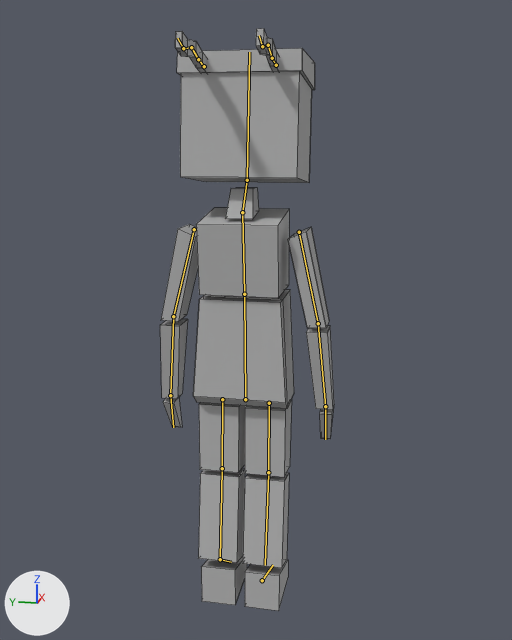
A saved change to the Blender file 2D Test/Assets/Models/Player.blend.
Before and after are seen from a 50 mm camera at (-12.46, -2.69, 8.72) aimed at (0.01, -0.19, 5.6). The lights are fixed; the arrows at lower left show +X, +Y and +Z. The bones that bend it are drawn over the model as lines. Mesh edges are drawn as thin lines.

Names of what the first picture shows: 'Ninja_Mesh'.
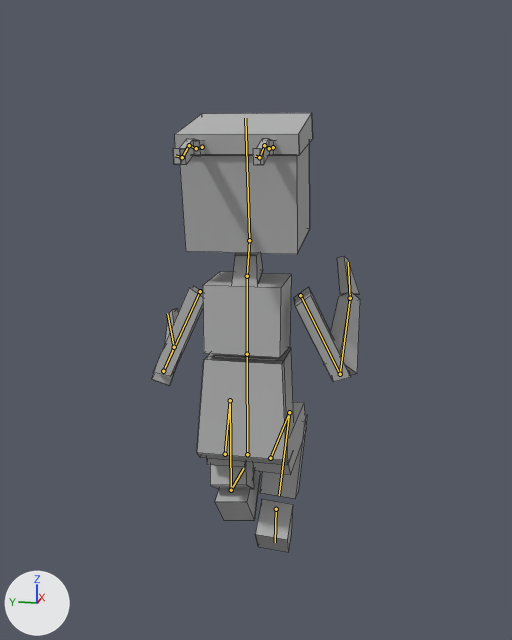
The newer file adds an action. The first version stands in its rest pose; the second is drawn at frame 1 of the action 'Wall Hold'.

Location of each change, [x1, y1, x2, y2] in pixels of the pictures (512 x 640 px):
```json
{"object": "Ninja_Mesh", "change": "posed", "before": [160, 28, 334, 611], "after": [152, 113, 360, 552], "on screen": "19% wider, 25% shorter"}
{"bone": "Hips", "before": "(245, 399) to (244, 294)", "after": "(247, 454) to (247, 354)"}
{"bone": "Chest", "before": "(244, 294) to (242, 212)", "after": "(247, 354) to (247, 276)"}
{"bone": "Neck", "before": "(242, 212) to (247, 180)", "after": "(247, 276) to (249, 240)"}
{"bone": "Arm Upper.L", "before": "(194, 229) to (173, 316)", "after": "(200, 291) to (163, 371)"}
{"bone": "Arm Lower.L", "before": "(173, 316) to (170, 395)", "after": "(163, 371) to (174, 347)"}
{"bone": "Hand.L", "before": "(170, 395) to (173, 427)", "after": "(174, 347) to (167, 313)"}
{"bone": "Arm Upper.R", "before": "(299, 232) to (318, 323)", "after": "(300, 295) to (340, 374)"}
{"bone": "Arm Lower.R", "before": "(318, 323) to (325, 406)", "after": "(340, 374) to (350, 298)"}
{"bone": "Hand.R", "before": "(325, 406) to (325, 439)", "after": "(350, 298) to (348, 262)"}
```

Scene script edits in JSON lines:
```json
{"block": "bone_hips", "where": "bone_hips = bpy.data.objects['Ninja'].pose.bones['Hips']"}
{"op": "set", "path": "bone_hips.location", "old": "(0.0, 0.0, 0.0)", "new": "(0.0, -1.2, -0.13)"}
{"op": "set", "path": "bone_hips.rotation_quaternion", "old": "(1.0, 0.0, 0.0, 0.0)", "new": "(1.0, -0.009, 0.0, 0.0)", "note": "degrees (0, 0, 0) -> degrees (-1, 0, 0)"}
{"block": "bone_chest", "where": "bone_chest = bpy.data.objects['Ninja'].pose.bones['Chest']  # child of 'Hips'"}
{"op": "set", "path": "bone_chest.rotation_quaternion", "old": "(1.0, 0.0, 0.0, 0.0)", "new": "(0.999, -0.05, 0.0, 0.0)", "note": "degrees (0, 0, 0) -> degrees (-6, 0, 0)"}
{"block": "bone_neck", "where": "bone_neck = bpy.data.objects['Ninja'].pose.bones['Neck']  # child of 'Chest'"}
{"op": "set", "path": "bone_neck.rotation_quaternion", "old": "(1.0, 0.0, 0.0, 0.0)", "new": "(0.983, 0.183, 0.0, 0.0)", "note": "degrees (0, 0, 0) -> degrees (21, 0, 0)"}
{"block": "bone_arm_upper_l", "where": "bone_arm_upper_l = bpy.data.objects['Ninja'].pose.bones['Arm Upper.L']  # child of 'Chest'"}
{"op": "set", "path": "bone_arm_upper_l.rotation_quaternion", "old": "(1.0, 0.0, 0.0, 0.0)", "new": "(0.979, 0.036, -0.085, -0.077)", "note": "degrees (0, 0, 0) -> degrees (5, -10, -9)"}
{"block": "bone_arm_lower_l", "where": "bone_arm_lower_l = bpy.data.objects['Ninja'].pose.bones['Arm Lower.L']  # child of 'Arm Upper.L'"}
{"op": "set", "path": "bone_arm_lower_l.rotation_quaternion", "old": "(1.0, 0.0, 0.0, 0.0)", "new": "(0.688, -0.713, -0.001, -0.036)", "note": "degrees (0, 0, 0) -> degrees (-92, -3, -3)"}
{"block": "bone_hand_l", "where": "bone_hand_l = bpy.data.objects['Ninja'].pose.bones['Hand.L']  # child of 'Arm Lower.L'"}
{"op": "set", "path": "bone_hand_l.rotation_quaternion", "old": "(1.0, 0.0, 0.0, 0.0)", "new": "(0.712, -0.455, 0.229, -0.484)", "note": "degrees (0, 0, 0) -> degrees (-61, -7, -65)"}
{"block": "bone_arm_upper_r", "where": "bone_arm_upper_r = bpy.data.objects['Ninja'].pose.bones['Arm Upper.R']  # child of 'Chest'"}
{"op": "set", "path": "bone_arm_upper_r.rotation_quaternion", "old": "(1.0, 0.0, 0.0, 0.0)", "new": "(0.978, -0.09, -0.05, 0.127)", "note": "degrees (0, 0, 0) -> degrees (-11, -4, 15)"}
{"block": "bone_arm_lower_r", "where": "bone_arm_lower_r = bpy.data.objects['Ninja'].pose.bones['Arm Lower.R']  # child of 'Arm Upper.R'"}
{"op": "set", "path": "bone_arm_lower_r.rotation_quaternion", "old": "(1.0, 0.0, 0.0, 0.0)", "new": "(0.443, -0.823, 0.061, 0.329)", "note": "degrees (0, 0, 0) -> degrees (-119, 37, 14)"}
{"block": "bone_hand_r", "where": "bone_hand_r = bpy.data.objects['Ninja'].pose.bones['Hand.R']  # child of 'Arm Lower.R'"}
{"op": "set", "path": "bone_hand_r.rotation_quaternion", "old": "(1.0, 0.0, 0.0, 0.0)", "new": "(0.981, -0.162, -0.015, 0.101)", "note": "degrees (0, 0, 0) -> degrees (-19, 0, 12)"}
{"block": "bone_leg_ik_l", "where": "bone_leg_ik_l = bpy.data.objects['Ninja'].pose.bones['Leg IK.L']"}
{"op": "set", "path": "bone_leg_ik_l.location", "old": "(0.0, 0.0, 0.0)", "new": "(0.0, -0.97, 1.01)"}
{"op": "set", "path": "bone_leg_ik_l.rotation_quaternion", "old": "(1.0, 0.0, 0.0, 0.0)", "new": "(0.91, -0.413, 0.0, 0.0)", "note": "degrees (0, 0, 0) -> degrees (-49, 0, 0)"}
{"block": "bone_leg_ik_r", "where": "bone_leg_ik_r = bpy.data.objects['Ninja'].pose.bones['Leg IK.R']"}
{"op": "set", "path": "bone_leg_ik_r.location", "old": "(0.0, 0.0, 0.0)", "new": "(0.0, -1.62, 0.65)"}
{"op": "set", "path": "bone_leg_ik_r.rotation_quaternion", "old": "(1.0, 0.0, 0.0, 0.0)", "new": "(0.917, 0.401, 0.0, 0.0)", "note": "degrees (0, 0, 0) -> degrees (47, 0, 0)"}
```
